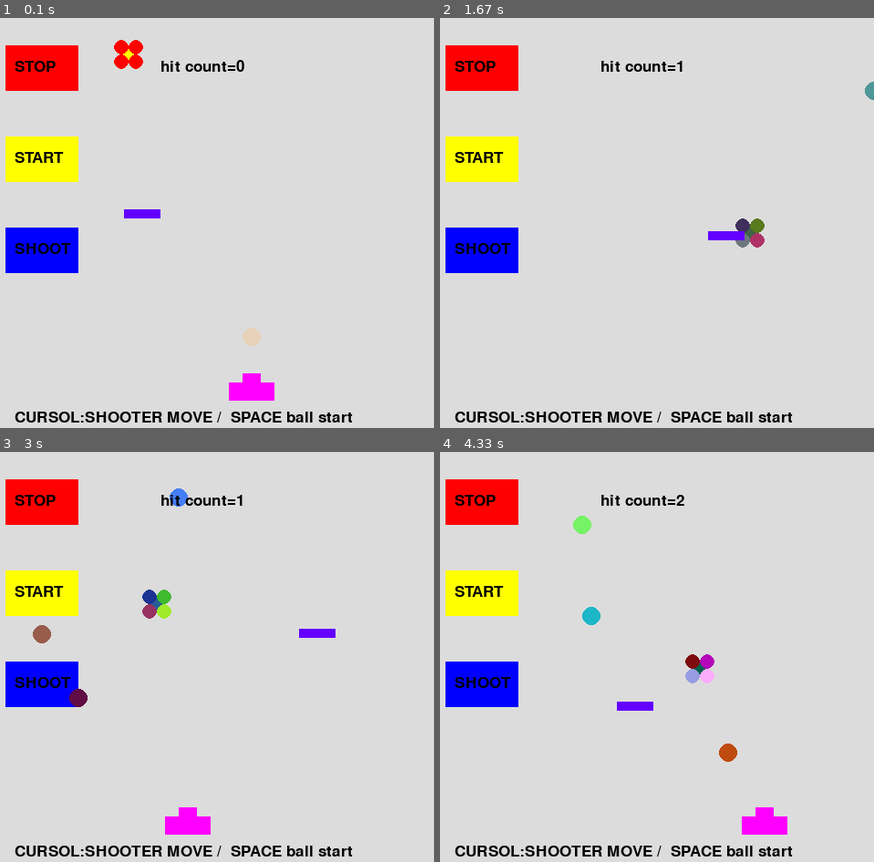
Above: before the commit, frames 1-4 (two rows, left to right).
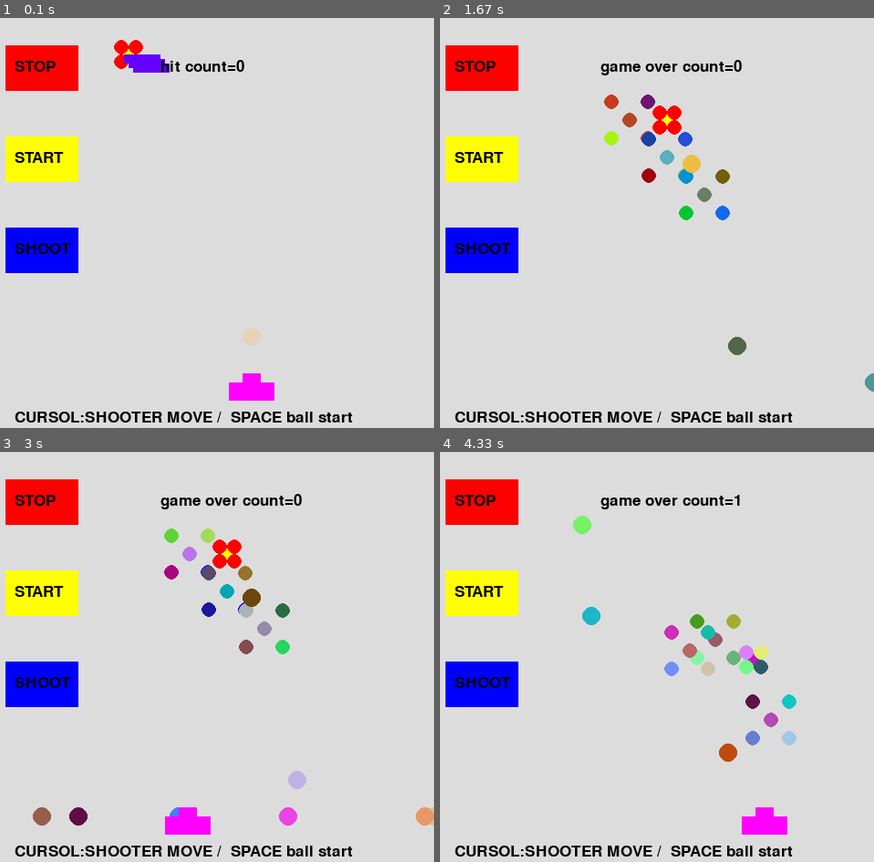
Above: after the commit, the same moments.

Repository: snc29654/pygame
Game: pygame game, started from mixtest2_class.py
Same seed, same stepped clock (60 frames per second), same inputs: the game is played once before the commit and once after it.
Inputs:
- Up to frame 1 (0.1 s): no input
- Up to frame 2 (1.67 s): tap Space at 0.33, 0.73, 1.03 s; hold Right 0.67-1.13 s
- Up to frame 3 (3 s): hold Left 1.67-2.2 s; tap Space at 1.73, 2.03, 2.3, 2.6, 2.73 s; hold Left 2.23-2.63 s; hold Right from 2.67 s (still down)
- Up to frame 4 (4.33 s): tap Space at 3.03, 3.4, 3.7, 3.9, 4.2 s; release Right at 3.3 s; hold Left 3.33-3.8 s; hold Right 3.83-4.3 s

The runs differ from the first frame. In frame 1, 0.6% of the frame differs, in the area x 28-40%, y 8-49%; in frame 2, 3.0%; in frame 3, 3.9%, in the area x 7-100%, y 8-92%; in frame 4, 2.6%.

Commit message:
障壁を複数

Diff:
--- a/mixtest2_class.py
+++ b/mixtest2_class.py
@@ -12,8 +12,6 @@
     def __init__(self):
         pygame.init()
         self.main_surface = pygame.display.set_mode((500, 500))
-        self.xk=150
-        self.yk=200
         self.by0 =400
         self.by1 =400
         self.by2 =400
@@ -24,7 +22,7 @@
         self.xy0state=0
         self.khit=0
         self.ystate=0
-        self.ykstate = 0
+        self.state = 0
         self.x=150
         self.y = 30
         self.hit_count=0
@@ -32,14 +30,23 @@
         self.hit=0
         self.state = 0
         self.kstate = 0
+        self.xstate=0
+        self.ystate=0
 
         self.bxt=[0,1,2,3,4,5,6,7,8,9]
         self.byt=[0,1,2,3,4,5,6,7,8,9]
+        self.xk=[0,1,2,3,4,5,6,7,8,9]
+        self.yk=[0,1,2,3,4,5,6,7,8,9]
+        self.xkstate=[0,1,2,3,4,5,6,7,8,9]
+        self.ykstate=[0,1,2,3,4,5,6,7,8,9]
 
         for i in range(10):
             self.bxt[i]=300
             self.byt[i]=400
-
+            self.xk[i]=150
+            self.yk[i]=30
+            self.xkstate[i]=0
+            self.ykstate[i]=0
 
     def main(self):
 
@@ -56,11 +63,12 @@
 
 
     def wall_out(self):
-        for i in range(10):
-            if(((self.bxt[i]>(self.xk))and(self.bxt[i]<(self.xk+self.wall_size)))
-             and((self.byt[i]>(self.yk))and(self.byt[i]<(self.yk+10)))):
-                self.stop=1
-                self.khit=1
+        for j in range(3):
+            for i in range(10):
+                if(((self.bxt[i]>(self.xk[j]))and(self.bxt[i]<(self.xk[j]+self.wall_size)))
+                and((self.byt[i]>(self.yk[j]))and(self.byt[i]<(self.yk[j]+10)))):
+                    self.stop=1
+                    self.khit=1
 
     def make_target(self):
         pygame.draw.circle(self.main_surface, (random.randint(0,255),random.randint(0,255),random.randint(0,255)), (self.x, self.y), self.target_size)
@@ -89,15 +97,16 @@
         pygame.draw.rect(self.main_surface, (255,0,255), (self.x3-25, self.y3,50,20))
 
     def make_wall(self):
-        pygame.draw.rect(self.main_surface, (100,0,255), (self.xk, self.yk,self.wall_size,10))
+        for i in range(3):
+            pygame.draw.rect(self.main_surface, (100,0,255), (self.xk[i], self.yk[i],self.wall_size,10))
 
     def make_wall_out(self):
-        #pygame.draw.rect(self.main_surface, (100,0,255), (self.xk, self.yk,self.wall_size,10))
-        pygame.draw.circle(self.main_surface, (random.randint(0,255),random.randint(0,255),random.randint(0,255)), (self.xk, self.yk), self.target_size)
-        pygame.draw.circle(self.main_surface, (random.randint(0,255),random.randint(0,255),random.randint(0,255)), (self.xk-20, self.yk-20), self.target_size)
-        pygame.draw.circle(self.main_surface, (random.randint(0,255),random.randint(0,255),random.randint(0,255)), (self.xk-20, self.yk+20), self.target_size)
-        pygame.draw.circle(self.main_surface, (random.randint(0,255),random.randint(0,255),random.randint(0,255)), (self.xk+20, self.yk-20), self.target_size)
-        pygame.draw.circle(self.main_surface, (random.randint(0,255),random.randint(0,255),random.randint(0,255)), (self.xk+20, self.yk+20), self.target_size)
+        for i in range(3):
+            pygame.draw.circle(self.main_surface, (random.randint(0,255),random.randint(0,255),random.randint(0,255)), (self.xk[i], self.yk[i]), self.target_size)
+            pygame.draw.circle(self.main_surface, (random.randint(0,255),random.randint(0,255),random.randint(0,255)), (self.xk[i]-20, self.yk[i]-20), self.target_size)
+            pygame.draw.circle(self.main_surface, (random.randint(0,255),random.randint(0,255),random.randint(0,255)), (self.xk[i]-20, self.yk[i]+20), self.target_size)
+            pygame.draw.circle(self.main_surface, (random.randint(0,255),random.randint(0,255),random.randint(0,255)), (self.xk[i]+20, self.yk[i]-20), self.target_size)
+            pygame.draw.circle(self.main_surface, (random.randint(0,255),random.randint(0,255),random.randint(0,255)), (self.xk[i]+20, self.yk[i]+20), self.target_size)
 
     def make_tama(self):
         for i in range(10):
@@ -106,14 +115,14 @@
 
     def target_move(self):
         #的移動
-        if(self.state==0):
+        if(self.xstate==0):
             self.x += (3 +self.hit_count)
             if(self.x>400):
-                self.state=1
-        if(self.state==1):
+                self.xstate=1
+        if(self.xstate==1):
               self.x -= (3 +self.hit_count)
               if(self.x<150):
-                self.state=0
+                self.xstate=0
 
 
         #的移動
@@ -128,23 +137,24 @@
 
 
     def wall_move(self):
-        if(self.kstate==0):
-            self.xk += 2
-            if(self.xk>400):
-                self.kstate=1
-        if(self.kstate==1):
-              self.xk -= 2
-              if(self.xk<150):
-                self.kstate=0
-
-        if(self.ykstate==0):
-            self.yk += 2
-            if(self.yk>300):
-                self.ykstate=1
-        if(self.ykstate==1):
-              self.yk -= 2
-              if(self.yk<150):
-                self.ykstate=0
+        for i in range(3):
+            if(self.xkstate[i]==0):
+                self.xk[i] += (2+i)
+                if(self.xk[i]>400):
+                    self.xkstate[i]=1
+            if(self.xkstate[i]==1):
+                  self.xk[i] -= (2+i)
+                  if(self.xk[i]<150):
+                    self.xkstate[i]=0
+
+            if(self.ykstate[i]==0):
+                self.yk[i] += (2+i)
+                if(self.yk[i]>300):
+                    self.ykstate[i]=1
+            if(self.ykstate[i]==1):
+                  self.yk[i] -= (2+i)
+                  if(self.yk[i]<150):
+                    self.ykstate[i]=0
 
 
     def game_loop(self):
